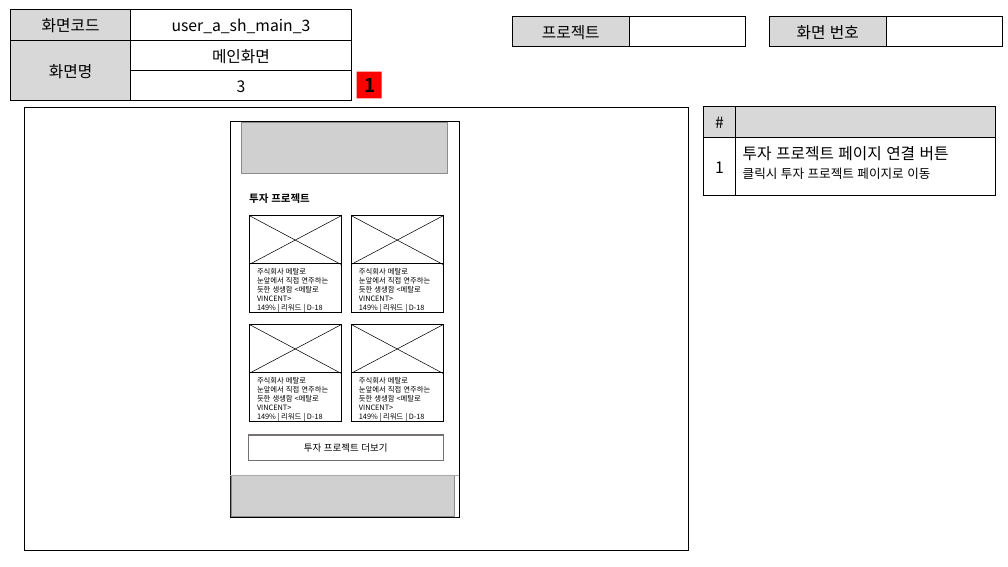
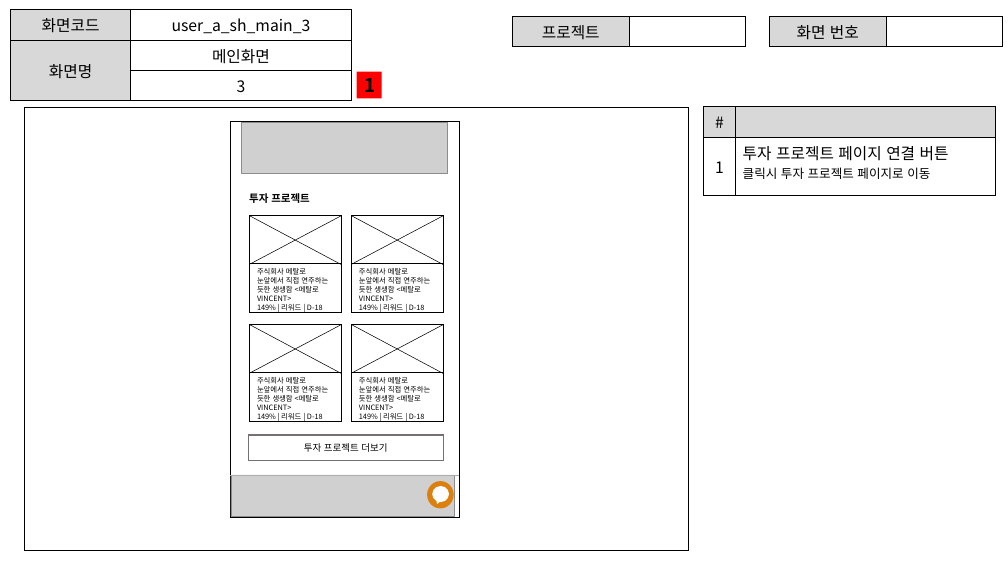
Before and after one commit to ezenteam2/EzenCrowdFunding, a slide deck: slide 4 of project03 화면설계서/project03 - 화면 설계서 - 서희.pptx. Drawn at 1008x567 pixels with LibreOffice and Linux fonts; fonts in the diff are those of the drawing; grey boxes stand for pictures. Boxes give left, top, right and bottom in pixels: in the first picture for what was removed or moved away, otherwise in the second. Text is boxed around its words. In the diff, an @@ line names an element or a change of style, - is before the commit and + after.

```diff
--- a/project03 화면설계서/project03 - 화면 설계서 - 서희.pptx
+++ b/project03 화면설계서/project03 - 화면 설계서 - 서희.pptx
@@ ellipse added at [427, 481, 454, 508], fill #DC7F0D @@
@@ speech bubble added at [433, 486, 449, 502], fill #FFFFFF @@
```
Also in this commit, not shown: 13 other slides changed, 1 slide removed.
